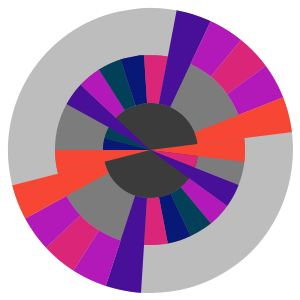
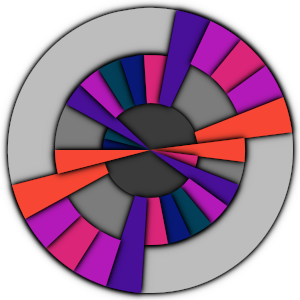
Layer changes from the first 300×300 image to the second:
painted on "elem-25" over <box>42,137,158,186</box>
painted on "elem-24" over <box>0,150,120,230</box>
painted on "elem-23" over <box>14,184,92,259</box>
painted on "elem-22" over <box>35,204,111,282</box>
painted on "elem-21" over <box>62,219,132,298</box>
painted on "elem-20" over <box>94,184,160,300</box>
painted on "elem-19" over <box>131,185,180,258</box>
painted on "elem-18" over <box>147,182,202,256</box>
painted on "elem-17" over <box>159,176,222,248</box>
painted on "elem-16" over <box>169,167,238,235</box>
painted on "elem-15" over <box>142,141,250,217</box>
painted on "elem-13" over <box>143,126,258,174</box>
painted on "elem-12" over <box>183,86,300,156</box>
painted on "elem-11" over <box>216,55,295,127</box>
painted on "elem-10" over <box>199,29,277,105</box>
painted on "elem-9" over <box>179,10,252,88</box>
painted on "elem-8" over <box>147,0,222,119</box>
painted on "elem-6" over <box>109,44,160,117</box>
painted on "elem-5" over <box>88,48,147,122</box>
painted on "elem-4" over <box>69,58,136,129</box>
painted on "elem-3" over <box>55,73,158,159</box>
painted on "circle-3" over <box>90,90,211,211</box>
painted on "circle-2" over <box>42,42,258,258</box>
painted on "circle-1" over <box>0,0,300,300</box>
…and 4 more changes (4 painted)
